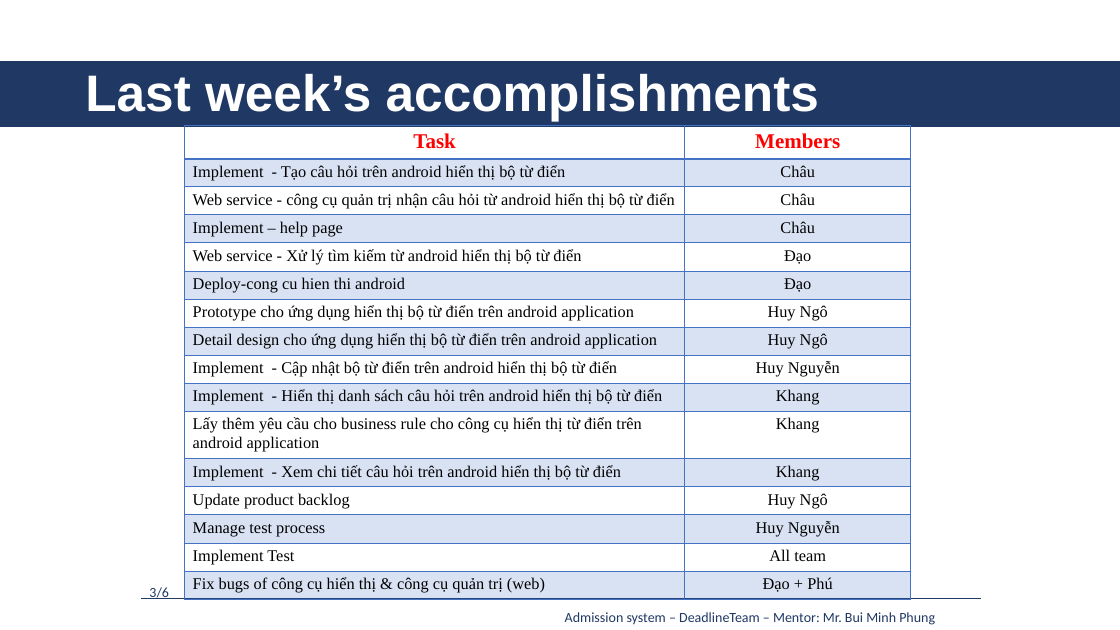
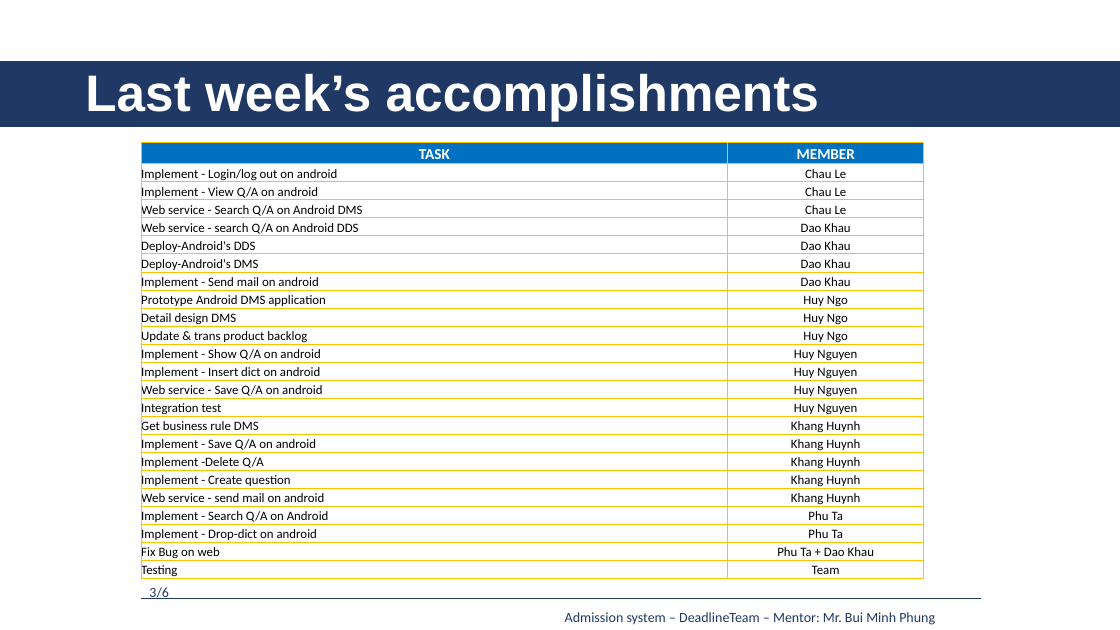
Before and after one commit to daotk/cap-deadline, a slide deck: slide 3 of 9. Presentation/AS_DeadlineTeam_Week27.pptx. Drawn at 1120x630 pixels with LibreOffice and Linux fonts; fonts in the diff are those of the drawing. Boxes give left, top, right and bottom in pixels: in the first picture for what was removed or moved away, otherwise in the second. Text is boxed around its words. In the diff, an @@ line names an element or a change of style, - is before the commit and + after.

```diff
--- a/9. Presentation/AS_DeadlineTeam_Week27.pptx
+++ b/9. Presentation/AS_DeadlineTeam_Week27.pptx
@@ table added at box(141, 143, 924, 583), 24 rows, 2 columns @@
+TASK | MEMBER
+Implement - Login/log out on android | Chau Le
+Implement - View Q/A on android | Chau Le
+Web service - Search Q/A on Android DMS | Chau Le
+Web service - search Q/A on Android DDS | Dao Khau
+Deploy-Android's DDS | Dao Khau
+Deploy-Android's DMS | Dao Khau
+Implement - Send mail on android | Dao Khau
+Prototype Android DMS application | Huy Ngo
+Detail design DMS | Huy Ngo
+Update & trans product backlog | Huy Ngo
+Implement - Show Q/A on android | Huy Nguyen
+Implement - Insert dict on android | Huy Nguyen
+Web service - Save Q/A on android | Huy Nguyen
+Integration test | Huy Nguyen
+Get business rule DMS | Khang Huynh
+Implement - Save Q/A on android | Khang Huynh
+Implement -Delete Q/A | Khang Huynh
+Implement - Create question | Khang Huynh
+Web service - send mail on android | Khang Huynh
+Implement - Search Q/A on Android | Phu Ta
+Implement - Drop-dict on android | Phu Ta
+Fix Bug on web | Phu Ta + Dao Khau
+Testing | Team
@@ table removed at box(184, 125, 911, 598), 16 rows, 2 columns @@
-Task | Members
-Implement - Tạo câu hỏi trên android hiển thị bộ từ điển | Châu
-Web service - công cụ quản trị nhận câu hỏi từ android hiển thị bộ từ điển | Châu
-Implement – help page | Châu
-Web service - Xử lý tìm kiếm từ android hiển thị bộ từ điển | Đạo
-Deploy-cong cu hien thi android | Đạo
-Prototype cho ứng dụng hiển thị bộ từ điển trên android application | Huy Ngô
-Detail design cho ứng dụng hiển thị bộ từ điển trên android application | Huy Ngô
-Implement - Cập nhật bộ từ điển trên android hiển thị bộ từ điển | Huy Nguyễn
-Implement - Hiển thị danh sách câu hỏi trên android hiển thị bộ từ điển | Khang
-Lấy thêm yêu cầu cho business rule cho công cụ hiển thị từ điển trên android application | Khang
-Implement - Xem chi tiết câu hỏi trên android hiển thị bộ từ điển | Khang
-Update product backlog | Huy Ngô
-Manage test process | Huy Nguyễn
-Implement Test | All team
-Fix bugs of công cụ hiển thị & công cụ quản trị (web) | Đạo + Phú
```
Also in this commit, not shown: 3 other slides changed, 7 other files.
